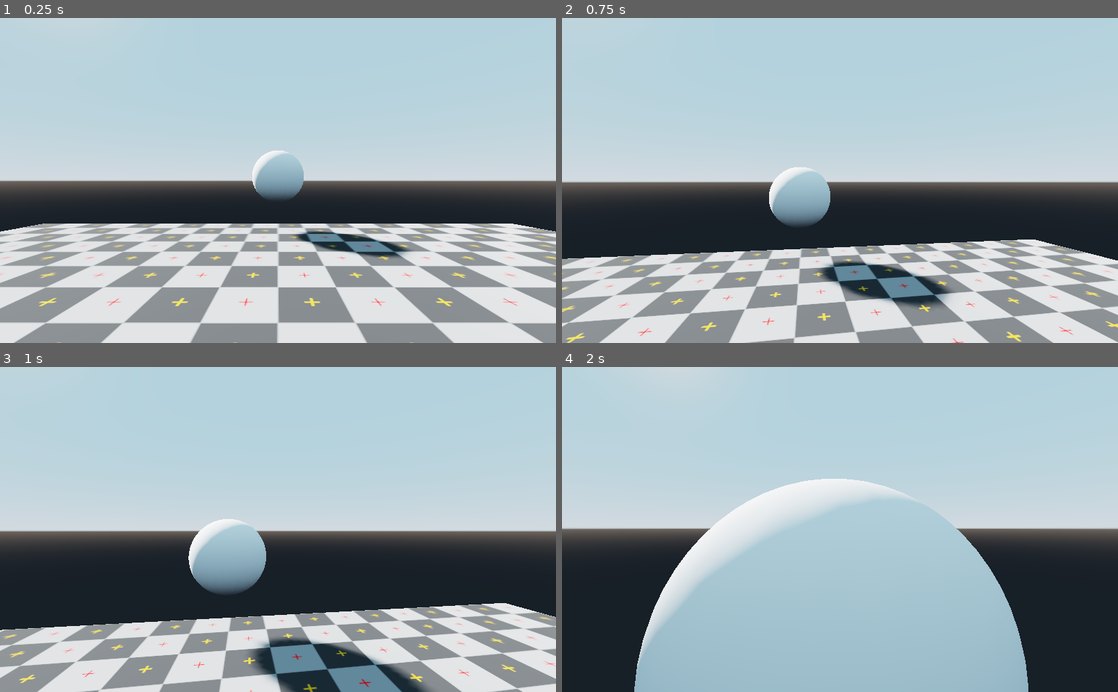
Above: before the commit, frames 1-4 (two rows, left to right).
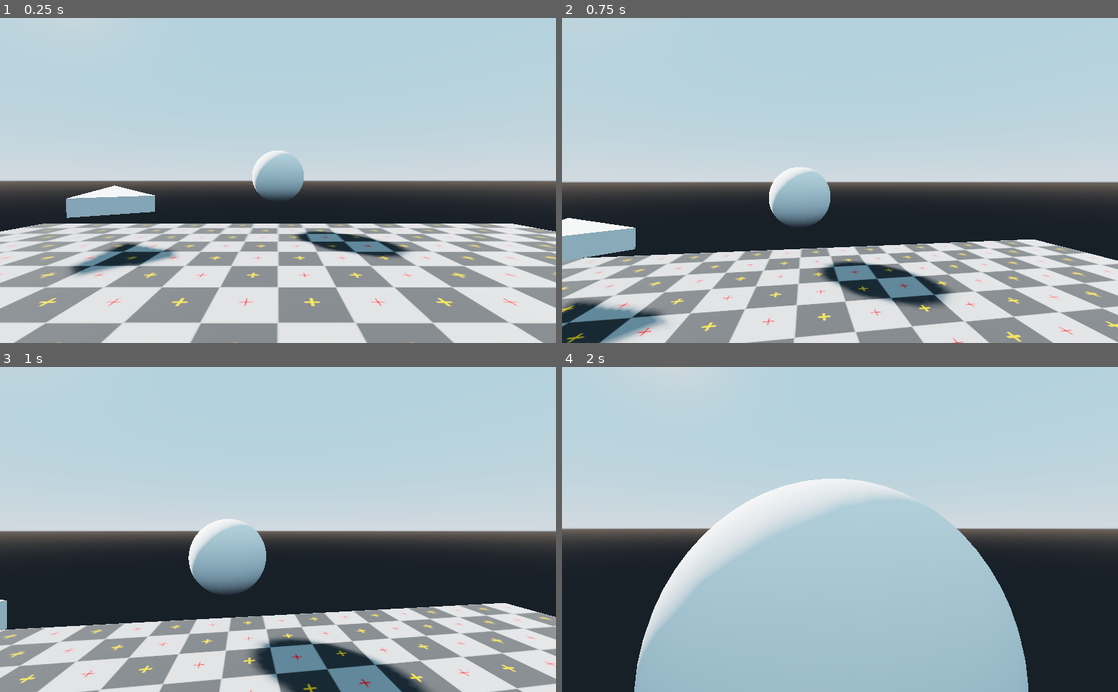
Above: after the commit, the same moments.

Repository: Linko-3D/Godot-Templates-Collection
Game: Godot game, scene res://Sandbox.tscn
Two runs of this game, one before a commit and one after it. Both use one fixed random seed, a clock stepped at 60 frames per second and the inputs below.
Inputs (mouse positions are in pixels of both pictures, inside the frame that each line leads up to):
- Up to frame 1 (0.25 s): no input
- Up to frame 2 (0.75 s): tap Enter (ui_accept) at 0.5 s; move the mouse to (867, 180) at 0.52 s; hold Up (ui_up) from 0.53 s (still down); click (867, 180) at 0.67 s
- Up to frame 3 (1 s): keep holding Up (ui_up); tap Enter (ui_accept) at 0.77 s
- Up to frame 4 (2 s): keep holding Up (ui_up); move the mouse to (812, 529) at 1.27 s; tap Enter (ui_accept) at 1.52 s

The runs differ from the first frame. In frame 1, 2.2% of the frame differs, in the area x 11-32%, y 51-80%; in frame 2, 3.2%, in the area x 0-19%, y 61-100%; in frame 3, 0.1%; in frame 4, nothing differs.

Commit message:
LookAt script added

Diff:
--- a/Sandbox.tscn
+++ b/Sandbox.tscn
@@ -1,8 +1,9 @@
-[gd_scene load_steps=7 format=2]
+[gd_scene load_steps=8 format=2]
 
 [ext_resource path="res://Templates/3D/FirstPersonCharacter/FirstPersonCharacter.tscn" type="PackedScene" id=1]
 [ext_resource path="res://checker.png" type="Texture" id=2]
-[ext_resource path="res://Templates/Interactible/Target/Target.tscn" type="PackedScene" id=3]
+[ext_resource path="res://Templates/3D/Interactive/Target/Target.tscn" type="PackedScene" id=3]
+[ext_resource path="res://Templates/3D/AI/LookAt/LookAt.tscn" type="PackedScene" id=4]
 
 [sub_resource type="ConvexPolygonShape" id=1]
 points = PoolVector3Array( 10, 0, 10, -10, 0, 10, 10, 0, -10, -10, 0, -10 )
@@ -36,3 +37,6 @@
 
 [node name="Target" parent="." instance=ExtResource( 3 )]
 transform = Transform( 1, 0, 0, 0, 1, 0, 0, 0, 1, 0, 2, -9 )
+
+[node name="LookAt" parent="." instance=ExtResource( 4 )]
+transform = Transform( 1, 0, 0, 0, 1, 0, 0, 0, 1, -5.09805, 1.27864, -7.24995 )
--- /dev/null
+++ b/Templates/3D/AI/LookAt/LookAt.gd
@@ -0,0 +1,7 @@
+extends Spatial
+
+var playerPosition
+
+func _process(delta):
+	playerPosition = get_tree().get_root().find_node("FirstPersonCharacter", true, false)
+	look_at(playerPosition.translation, Vector3.UP)
--- /dev/null
+++ b/Templates/3D/AI/LookAt/LookAt.tscn
@@ -0,0 +1,14 @@
+[gd_scene load_steps=3 format=2]
+
+[ext_resource path="res://Templates/3D/AI/LookAt/LookAt.gd" type="Script" id=1]
+
+[sub_resource type="PrismMesh" id=1]
+size = Vector3( 2, 2, 0.5 )
+
+[node name="LookAt" type="Spatial"]
+script = ExtResource( 1 )
+
+[node name="MeshInstance" type="MeshInstance" parent="."]
+transform = Transform( 1, 0, 0, 0, -4.37114e-008, -1, 0, 1, -4.37114e-008, 0, 0, 0 )
+mesh = SubResource( 1 )
+material/0 = null
Renamed: Templates/Interactible/Target/Target.tscn -> Templates/3D/Interactive/Target/Target.tscn
